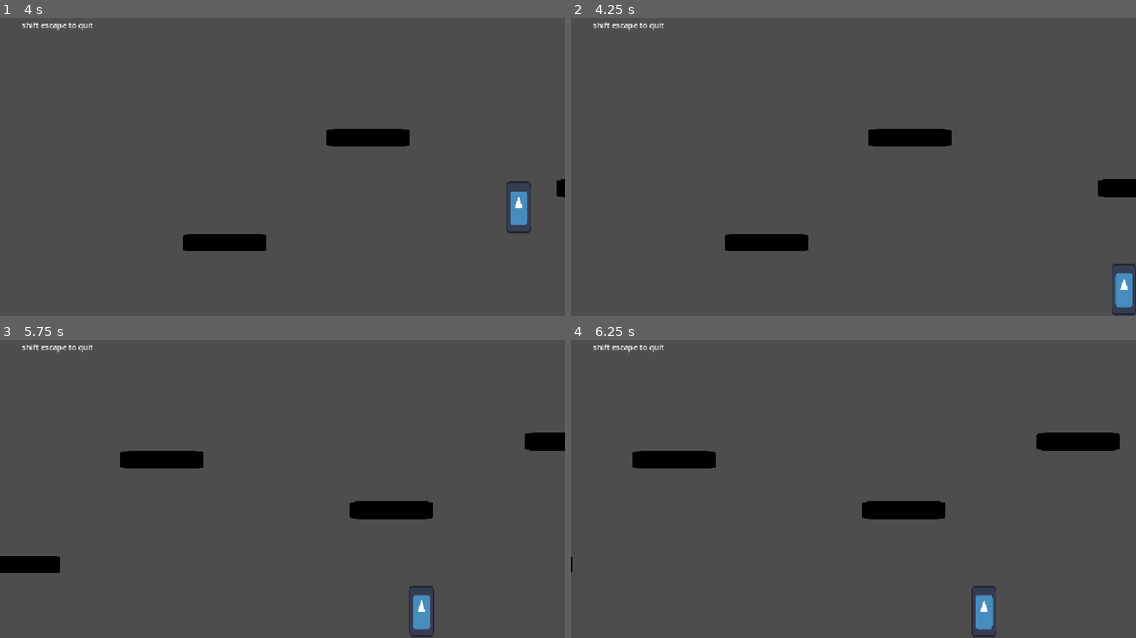
Above: before the commit, frames 1-4 (two rows, left to right).
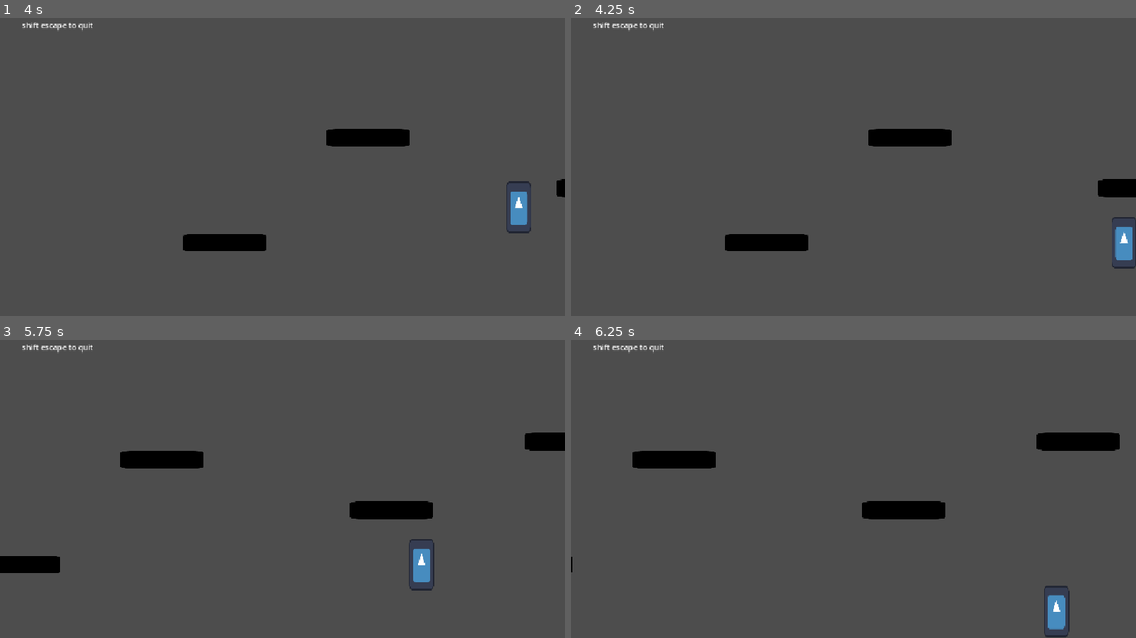
Above: after the commit, the same moments.

Repository: gloomybear300/TritonWareSpring-2025
Game: Godot game, scene res://scenes/Main.tscn
Same seed, same stepped clock (60 frames per second), same inputs: the game is played once before the commit and once after it. The engine's default icon, where the game draws it, is replaced by a stand-in: a white triangle on a blue panel in a dark square.
Inputs:
- Up to frame 1 (4 s): click "Play" at 0.5 s; hold W (jump) 1.28-2.03 s; hold D (right) 1.28-2.78 s; tap W (jump) at 2.1, 2.27, 2.57, 3.6, 3.77 s; hold A (left) 2.78-3.53 s; hold W (jump) 2.78-3.53 s; hold D (right) from 3.53 s (still down)
- Up to frame 2 (4.25 s): keep holding D (right); tap W (jump) at 4.07 s
- Up to frame 3 (5.75 s): hold W (jump) 4.28-5.03 s; release D (right) at 5.03 s; hold A (left) from 5.03 s (still down); tap W (jump) at 5.1, 5.27, 5.57 s
- Up to frame 4 (6.25 s): release A (left) at 5.78 s; hold D (right) from 5.78 s (still down); hold W (jump) from 5.78 s (still down)

Frame 1 is identical in both runs. In frame 2, 0.9% of the frame differs, in the area x 95-100%, y 66-100%; in frame 3, 0.9%; in frame 4, 0.9%, in the area x 70-89%, y 82-100%.

Commit message:
jump buffer

Diff:
--- a/triton-ware-2025-godot/scripts/player.gd
+++ b/triton-ware-2025-godot/scripts/player.gd
@@ -21,6 +21,11 @@
 var jumps = 2
 var isJumping = false        # To track if the jump has been initiated
 
+# Buffer to queue jump input
+var jumpBuffered = false     # Flag to indicate if the jump has been buffered
+var jumpBufferTime = 0.1     # 0.1 second buffer time
+var jumpBufferTimer = 0      # Timer to track buffered input
+
 const downAcc = 75           # Increased downward acceleration when pressing down
 
 func _ready() -> void:
@@ -28,20 +33,27 @@
 
 func _physics_process(delta: float) -> void:
 	if is_on_floor():
-		# Reset jump when touching the ground
+		# Only reset jump buffer if we don't have a buffered jump
+		if jumpBuffered and jumpBufferTimer >= jumpBufferTime:
+			jumpBuffered = false
+			print("Jump buffer cleared on floor.")
+
+		# Reset jump logic when touching the ground
 		jumps = 1
 		isJumping = false
+
 	if isJumping:
 		movement(airAcceleration, airDeceleration, delta)
 	else:
 		movement(grdAcceleration, grdDeceleration, delta)
+
 	jump(delta)
-	#print(velocity.y)
 	move_and_slide()
 
 func movement(acceleration: float, deceleration: float, delta: float) -> void:
 	var inDir = 0
 	inDir = Input.get_axis("left", "right")
+
 	if inDir == 0:
 		# Apply friction
 		velocity.x = move_toward(velocity.x, 0, deceleration)
@@ -54,27 +66,46 @@
 func jump(delta):
 	applyGravity(delta)
 
+	# Check if jump is buffered
+	if jumpBuffered:
+		jumpBufferTimer += delta
+		print("Jump buffered. Timer: ", jumpBufferTimer)
+		if jumpBufferTimer >= jumpBufferTime:
+			jumpBuffered = false  # Reset buffer after the time is over
+			print("Jump buffer expired. Jump reset.")
+
 	# Handle Jumping: Jump is only activated when the player presses the jump button
-	if Input.is_action_just_pressed("jump") and jumps > 0:
+	if Input.is_action_just_pressed("jump") and jumps > 0 and not isJumping:
 		velocity.y = jumpMaxHeight
 		isJumping = true
 		jumps = 0
 		timeHeld = 0  # Reset timeHeld when the jump starts
+		print("Jump initiated. Velocity.y: ", velocity.y)
+
+	# Buffer jump if not on the ground
+	if Input.is_action_just_pressed("jump") and jumps == 0 and !isJumping:
+		jumpBuffered = true
+		jumpBufferTimer = 0  # Reset the buffer timer
+		print("Jump input buffered. Buffer started.")
+
+	# Execute buffered jump when landing (if the buffer is active)
+	if is_on_floor() and jumpBuffered:
+		jumpBuffered = false  # Clear the buffered jump once it's used
+		velocity.y = jumpMaxHeight
+		isJumping = true
+		jumps = 0
+		timeHeld = 0  # Reset timeHeld when the jump starts
+		print("Buffered jump executed. Velocity.y: ", velocity.y)
 
 	if isJumping:
 		# While jumping, control jump height
 		if Input.is_action_pressed("jump"):
-			# Allow additional control over height by modifying the jump velocity
-			#velocity.y = move_toward(velocity.y, jumpMaxHeight, -(gravity * delta))
 			timeHeld += delta
-			#if (timeHeld > 0.2):
-				#timeHeld = 0.2; # Clamp timeHeld to maxTime
-			#
-			velocity.y -= lerp(100,0, timeHeld / timeForFullJump)
-			print(timeHeld / 20)
+			velocity.y -= lerp(100, 0, timeHeld / timeForFullJump)
 		elif Input.is_action_just_released("jump"):
 			# After releasing the jump button, let gravity take over
 			isJumping = false
+			print("Jump released. Transitioning to fall.")
 
 	# Clamp Fall Speed
 	if velocity.y > maxFallSpeed:
